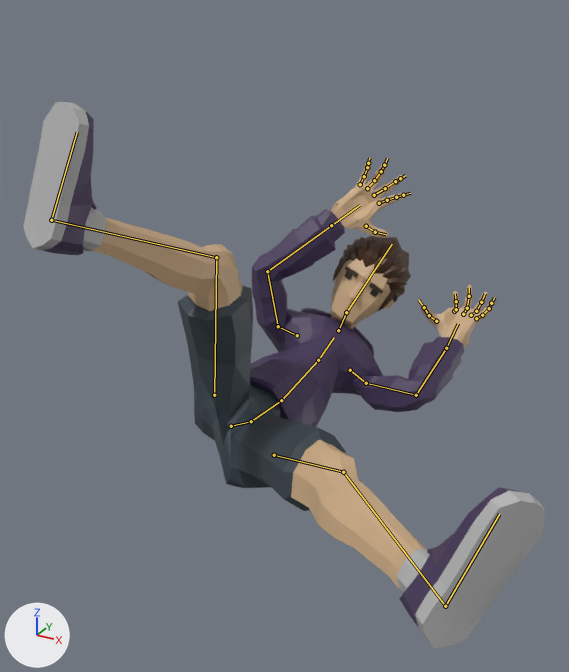
The glTF model assets/models/characters/civilians/civ_m_casual.glb, before and after one commit.
One viewpoint serves both versions: a camera (50 mm lens) standing at (1.018, -1.675, 1.241) and looking at (0.185, -0.162, 0.484). Arrows for +X, +Y and +Z are at lower left; the lights stay in place. The first picture is the older version. Both versions are drawn at frame 14 of the action 'ko_loser'; the numbers are the values there. The bones that change, and the others that lie on the model, are drawn over the model as lines.

Objects in the first picture: 'Casual_Body', 'Casual_Feet', 'Casual_Head', 'Casual_Legs'.
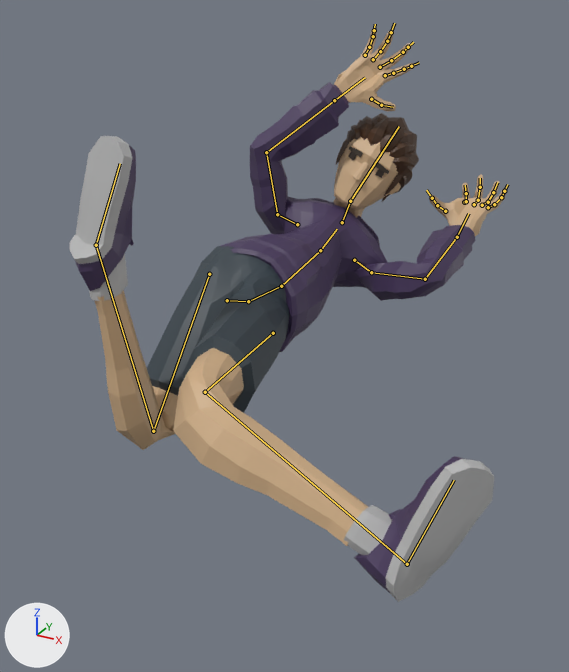
What the commit changed:
Bone 'mixamorig:Hips' (bone_mixamorig_hips) moves from (0.018, -0.717, -0.011) to (0.018, -0.365, 0.038).
Bone 'mixamorig:LeftUpLeg' (bone_mixamorig_leftupleg) turns from (-36, 26, 23) to (-17, 14, -8) degrees about its own x, y and z.
Bone 'mixamorig:LeftLeg' (bone_mixamorig_leftleg) turns from (10, 0, 0) to (5, -20, -73) degrees about its own x, y and z.
Bone 'mixamorig:LeftFoot' (bone_mixamorig_leftfoot) turns from (12, 2, 3) to (-2, -42, 7) degrees about its own x, y and z.
Bone 'mixamorig:RightUpLeg' (bone_mixamorig_rightupleg) turns from (-17, 0, -64) to (34, -30, 41) degrees about its own x, y and z.
Bone 'mixamorig:RightLeg' (bone_mixamorig_rightleg) turns from (53, 0, 0) to (-115, 59, 16) degrees about its own x, y and z.
Bone 'mixamorig:RightFoot' (bone_mixamorig_rightfoot) turns from (8, 3, -2) to (63, 11, 4) degrees about its own x, y and z.

Where the change shows, as pixel boxes [x1, y1, x2, y2] in the pictures (569 x 672 px):
'Casual_Legs', posed (18% narrower, 20% shorter): before [91, 217, 426, 590]; after [95, 246, 368, 546]
'Casual_Body', posed: before [250, 161, 494, 427]; after [221, 28, 507, 352]
'Casual_Feet', posed (19% narrower, 15% shorter): before [23, 102, 545, 649]; after [69, 136, 494, 602]
'Casual_Head', posed (12% taller): before [330, 235, 411, 329]; after [334, 113, 419, 218]
bone 'mixamorig:Hips', root to tip: before (231, 426) to (251, 421); after (227, 300) to (248, 301)
bone 'mixamorig:LeftUpLeg', root to tip: before (274, 455) to (343, 472); after (273, 333) to (205, 392)
bone 'mixamorig:LeftLeg', root to tip: before (343, 472) to (445, 606); after (205, 392) to (407, 564)
bone 'mixamorig:LeftFoot', root to tip: before (445, 606) to (499, 514); after (407, 564) to (454, 480)
bone 'mixamorig:RightUpLeg', root to tip: before (214, 395) to (216, 257); after (209, 274) to (153, 431)
bone 'mixamorig:RightLeg', root to tip: before (216, 257) to (51, 220); after (153, 431) to (96, 245)
bone 'mixamorig:RightFoot', root to tip: before (51, 220) to (77, 132); after (96, 245) to (120, 163)
